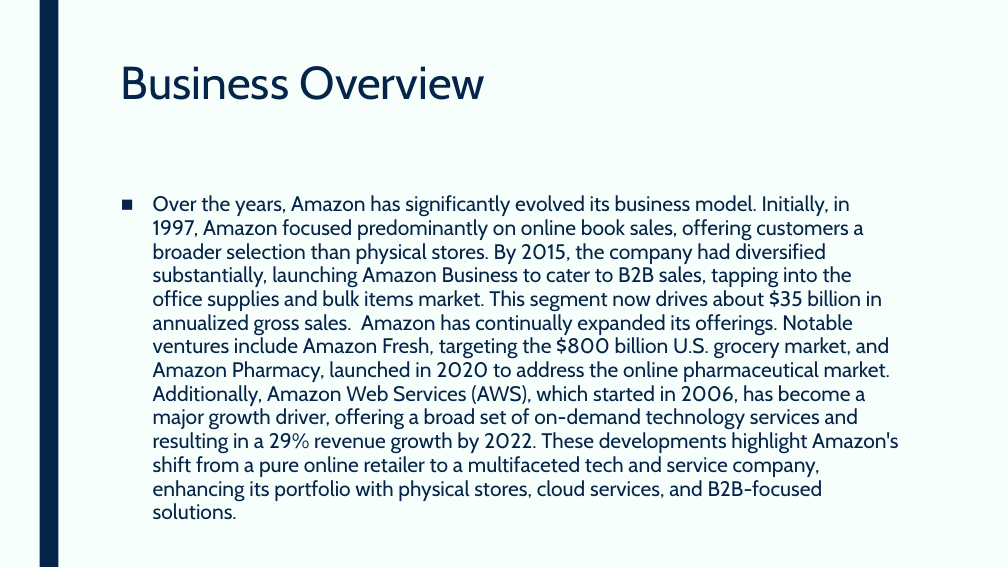
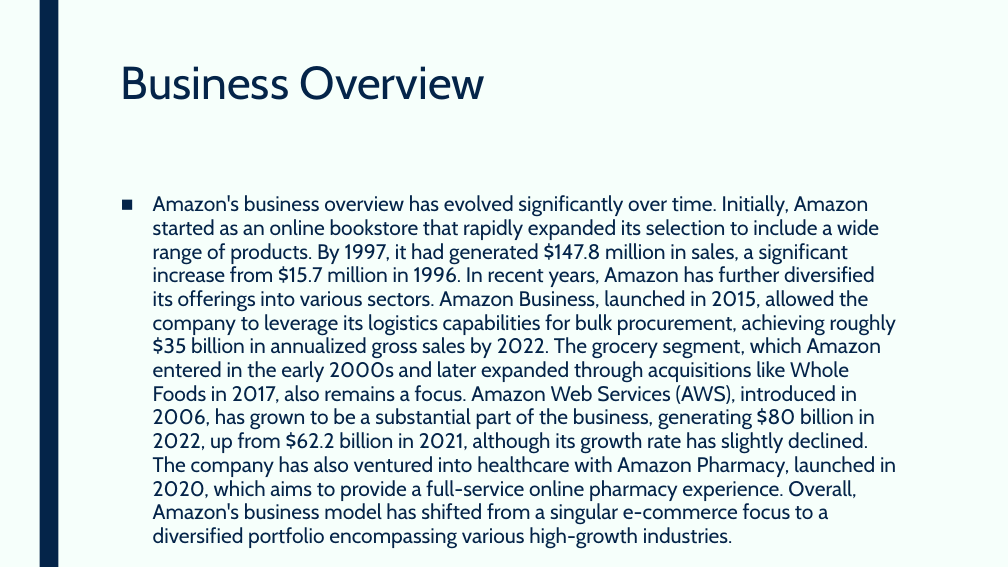
Before and after one commit to devangovind/AMUCLDISS, a slide deck: slide 2 of fastapi-backend/app/pres/output.pptx. Drawn at 1008x567 pixels with LibreOffice and Linux fonts; fonts in the diff are those of the drawing. Boxes give left, top, right and bottom in pixels: in the first picture for what was removed or moved away, otherwise in the second. Text is boxed around its words. In the diff, an @@ line names an element or a change of style, - is before the commit and + after.

```diff
--- a/fastapi-backend/app/pres/output.pptx
+++ b/fastapi-backend/app/pres/output.pptx
@@ text at (x1=153, y1=195, x2=896, y2=549): text changed @@
-■ Over the years, Amazon has significantly evolved its business model. Initially, in 1997, Amazon focused predominantly on online book sales, offering customers a broader selection than physical stores. By 2015, the company had diversified substantially, launching Amazon Business to cater to B2B sales, tapping into the office supplies and bulk items market. This segment now drives about $35 billion in annualized gross sales. Amazon has continually expanded its offerings. Notable ventures include Amazon Fresh, targeting the $800 billion U.S. grocery market, and Amazon Pharmacy, launched in 2020 to address the online pharmaceutical market. Additionally, Amazon Web Services (AWS), which started in 2006, has become a major growth driver, offering a broad set of on-demand technology services and resulting in a 29% revenue growth by 2022. These developments highlight Amazon's shift from a pure online retailer to a multifaceted tech and service company, enhancing its portfolio with physical stores, cloud services, and B2B-focused solutions.
+■ Amazon's business overview has evolved significantly over time. Initially, Amazon started as an online bookstore that rapidly expanded its selection to include a wide range of products. By 1997, it had generated $147.8 million in sales, a significant increase from $15.7 million in 1996. In recent years, Amazon has further diversified its offerings into various sectors. Amazon Business, launched in 2015, allowed the company to leverage its logistics capabilities for bulk procurement, achieving roughly $35 billion in annualized gross sales by 2022. The grocery segment, which Amazon entered in the early 2000s and later expanded through acquisitions like Whole Foods in 2017, also remains a focus. Amazon Web Services (AWS), introduced in 2006, has grown to be a substantial part of the business, generating $80 billion in 2022, up from $62.2 billion in 2021, although its growth rate has slightly declined. The company has also ventured into healthcare with Amazon Pharmacy, launched in 2020, which aims to provide a full-service online pharmacy experience. Overall, Amazon's business model has shifted from a singular e-commerce focus to a diversified portfolio encompassing various high-growth industries.
```
Also in this commit, not shown: 5 other slides changed, 2 slides added, 2 slides removed, 3 other files.
